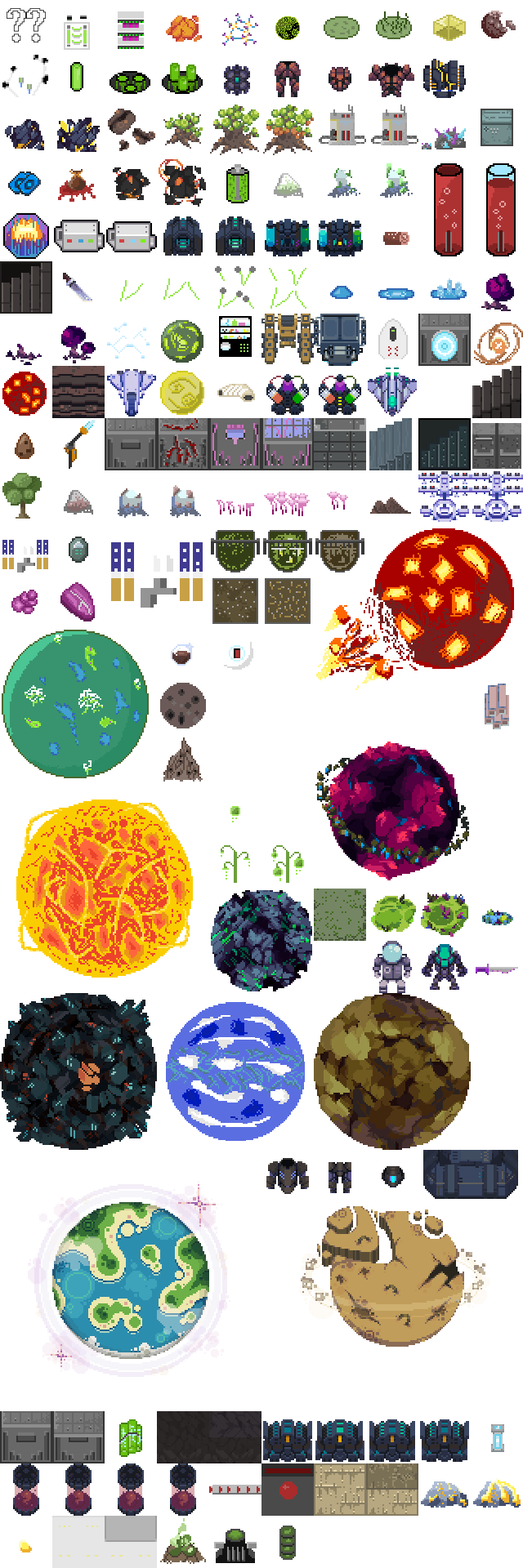
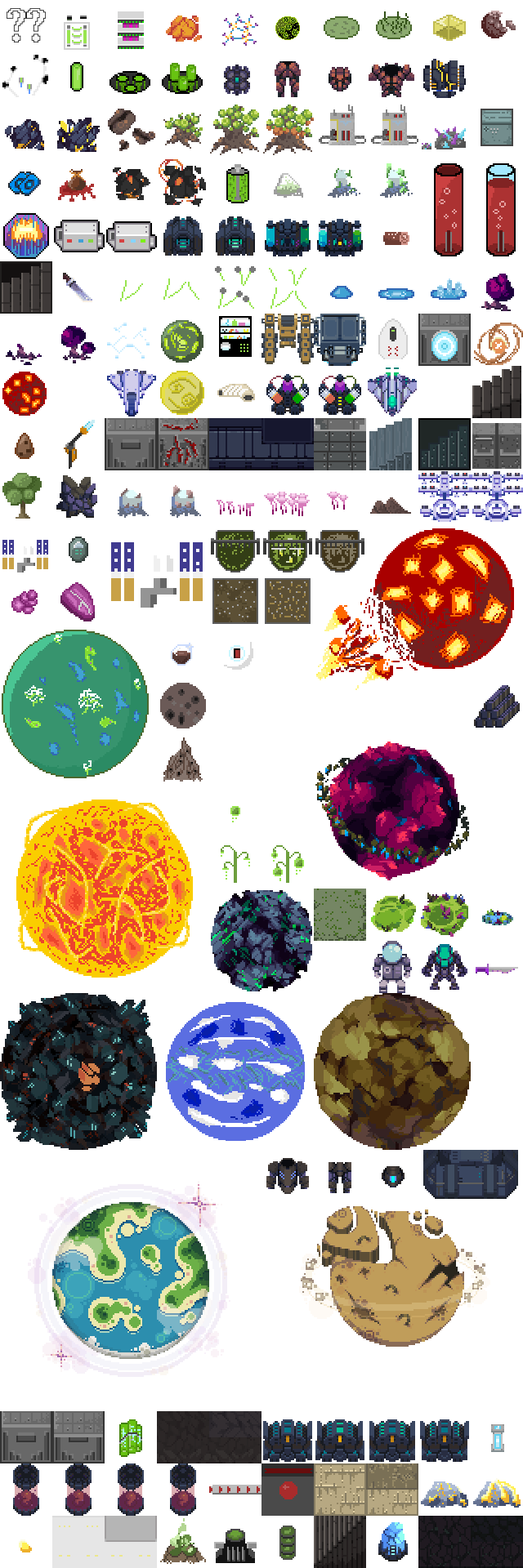
Layered file, before and after one edit (523x1568). Changes by layer:
added layer "spacelane-beacon" above "space-station-large" over [378, 1522, 408, 1562]
added layer "syntite" above "syntite-old" over [473, 685, 520, 728]
renamed "syntite" to "syntite-old", hid it over [484, 683, 509, 730]
added layer "stairs-test" above "stairs" over [313, 1515, 366, 1568]
added layer "territe" above "territe-old" over [56, 475, 98, 518]
renamed "territe" to "territe-old", hid it over [63, 490, 94, 515]
added layer "wall-rock" (1st of 2) above "wall-rock-extended" over [418, 1515, 471, 1568]
added layer "wall-rock-extended" above "wall-dirt-old" over [470, 1515, 523, 1568]
hid "wall-rock" (2nd of 2) over [52, 365, 105, 419]
added layer "wall-machine" (1st of 3) above "wall-machine" over [209, 418, 262, 471]
renamed "Layer 3" to "wall-machine", hid it over [209, 418, 262, 471]
added layer "wall-machine-extended" (1st of 2) above "wall-machine-extended" over [261, 418, 314, 471]
renamed "Layer 3" to "wall-machine-extended", moved it above "wall-ship-extended-test" over [261, 418, 314, 471]
